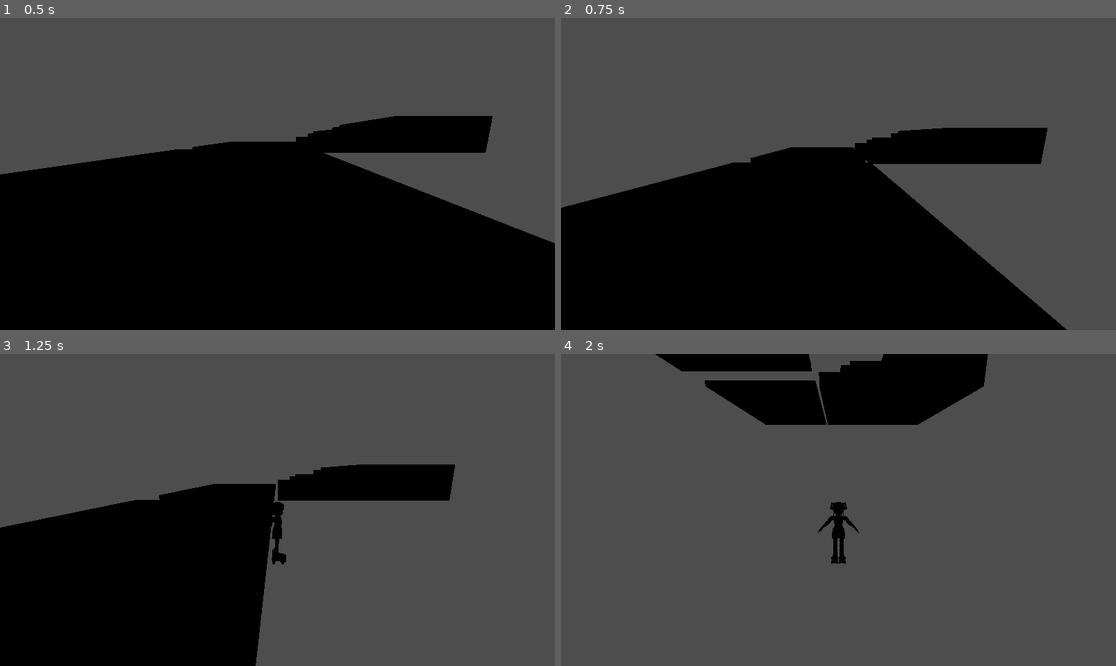
Above: before the commit, frames 1-4 (two rows, left to right).
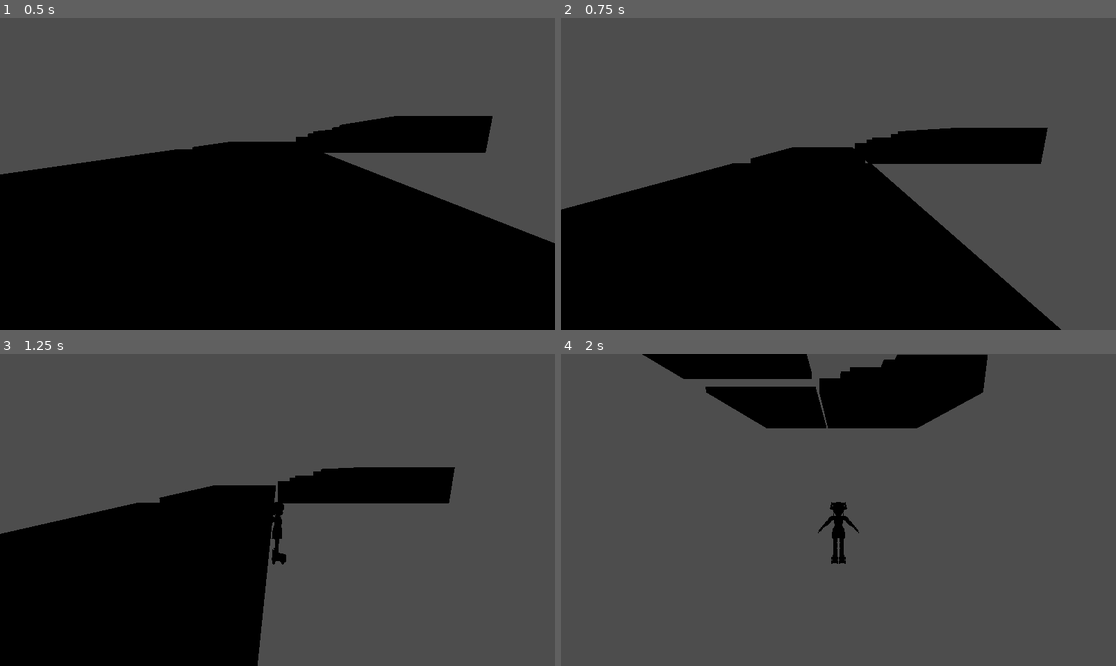
Above: after the commit, the same moments.

Repository: AceLazer/rush-riders
Game: Godot game, scene res://game.tscn
Same seed, same stepped clock (60 frames per second), same inputs: the game is played once before the commit and once after it.
Inputs (mouse positions are in pixels of both pictures, inside the frame that each line leads up to):
- Up to frame 1 (0.5 s): no input
- Up to frame 2 (0.75 s): tap Enter at 0.5 s; move the mouse to (960, 158) at 0.52 s; hold D (move_right) from 0.53 s (still down); tap Space (jump) at 0.6 s
- Up to frame 3 (1.25 s): keep holding D (move_right); tap Space (jump) at 0.77, 1.07 s
- Up to frame 4 (2 s): move the mouse to (727, 525) at 1.27 s; release D (move_right) at 1.28 s; hold S (move_down) from 1.28 s (still down); tap Shift (boost) at 1.35 s; tap Space (jump) at 1.52, 1.55, 1.82 s

Frame 1 is identical in both runs. In frame 2, 0.5% of the frame differs, in the area x 0-92%, y 35-100%; in frame 3, 1.1%; in frame 4, 2.1%, in the area x 14-77%, y 0-24%.

Commit message:
Coyote Time
Fully implemented the coyote time for more forgiving jumps, slight delay

Diff:
--- a/models/player_3d.gd
+++ b/models/player_3d.gd
@@ -19,9 +19,18 @@
 var _last_movement_direction := Vector3.BACK
 var _gravity := -30.0 # how quick we fall
 
+
+#more forgiving jumps
+@export var jump_buffer_time := 0.1  # How long to remember a jump press
+@export var coyote_time := 0.1  # How long after leaving ground you can still jump
+
+var _jump_buffer_timer := 0.0
+var _coyote_timer := 0.0
+
 #fov + boost checks
 var _is_boosting := false
 var _base_fov := 75.0 #base fov
+
 
 
 @onready var _camera_pivot: Node3D = %CameraPivot #the node the camera pivots on
@@ -80,12 +89,24 @@
 	velocity.y = y_velocity + _gravity * delta
 
 
+		# Track time since leaving ground
+	if is_on_floor():
+		_coyote_timer = coyote_time
+	else:
+		_coyote_timer -= delta
 
+# Track jump button press
+	if Input.is_action_just_pressed("jump"):
+		_jump_buffer_timer = jump_buffer_time
 
-#	if we're on the ground, let us jump
-	var is_starting_jump := Input.is_action_just_pressed("jump") and is_on_floor()
-	if is_starting_jump:
-		velocity.y += jump_impulse
+	if _jump_buffer_timer > 0.0:
+		_jump_buffer_timer -= delta
+
+# Jump if: button pressed recently AND (on ground OR just left ground)
+	var can_jump := _jump_buffer_timer > 0.0 and (_coyote_timer > 0.0)
+	if can_jump:
+		velocity.y = jump_impulse
+		_jump_buffer_timer = 0.0  # Use up the buffered jump
 
 
 
